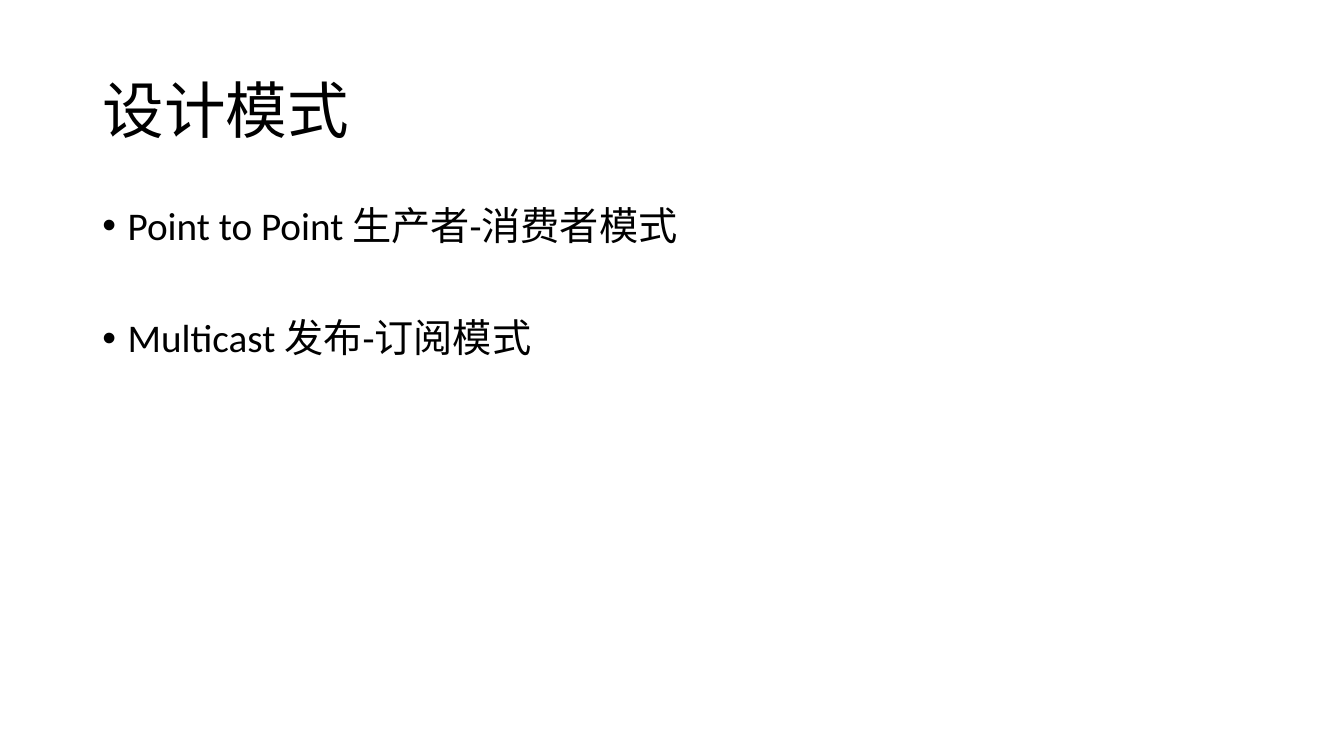
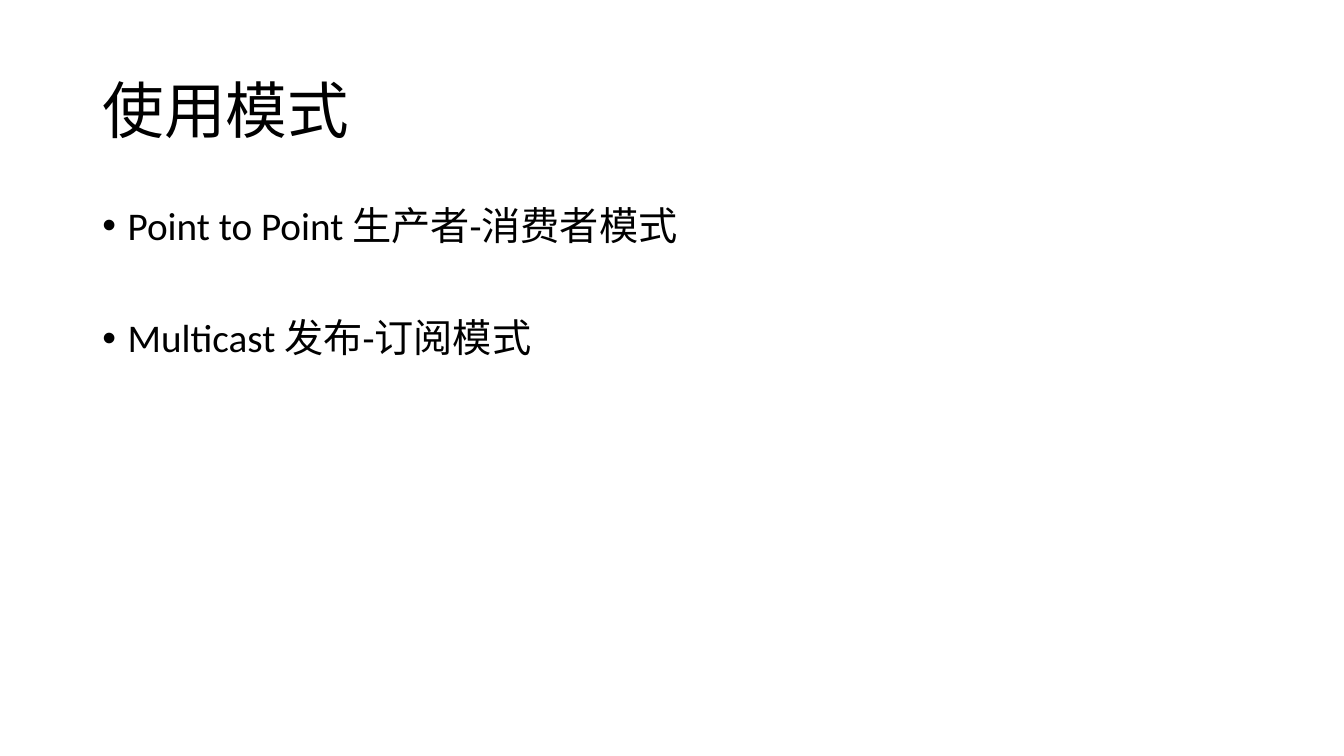
Before and after one commit to shiyi25928988/base-WEB, a slide deck: slide 7 of ActiveMQ.pptx (slide 6 before the commit). Drawn at 1344x756 pixels with LibreOffice and Linux fonts; fonts in the diff are those of the drawing. Boxes give left, top, right and bottom in pixels: in the first picture for what was removed or moved away, otherwise in the second. Text is boxed around its words. In the diff, an @@ line names an element or a change of style, - is before the commit and + after.

Commit message:
111

```diff
--- a/ActiveMQ.pptx
+++ b/ActiveMQ.pptx
@@ title at (102, 81, 348, 139): text changed @@
-设计模式
+使用模式
```
Also in this commit, not shown: 1 slide added.
